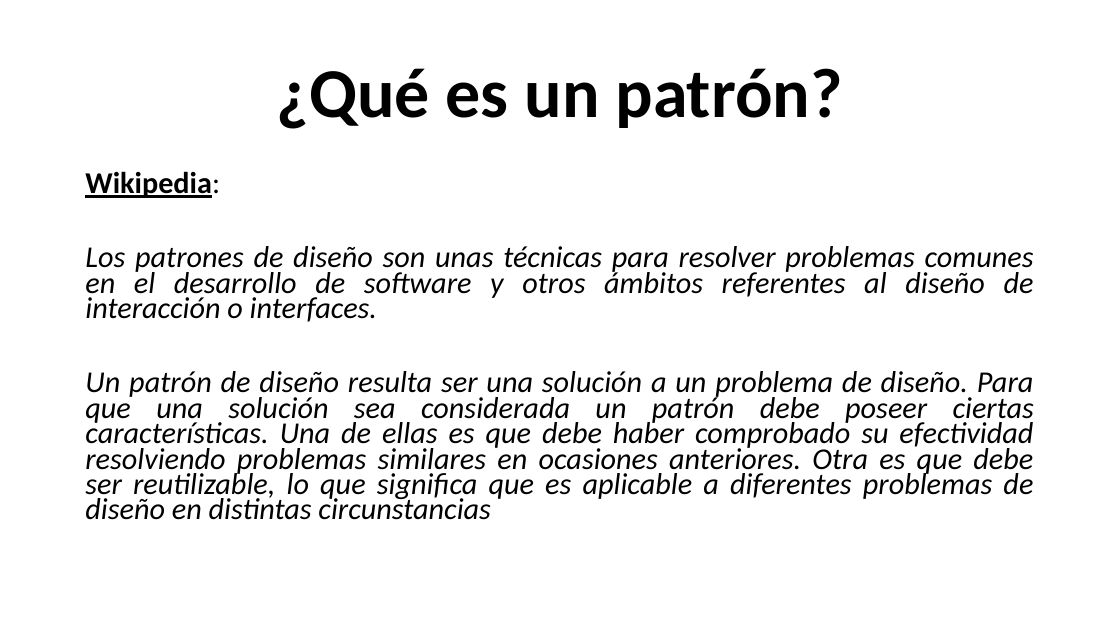
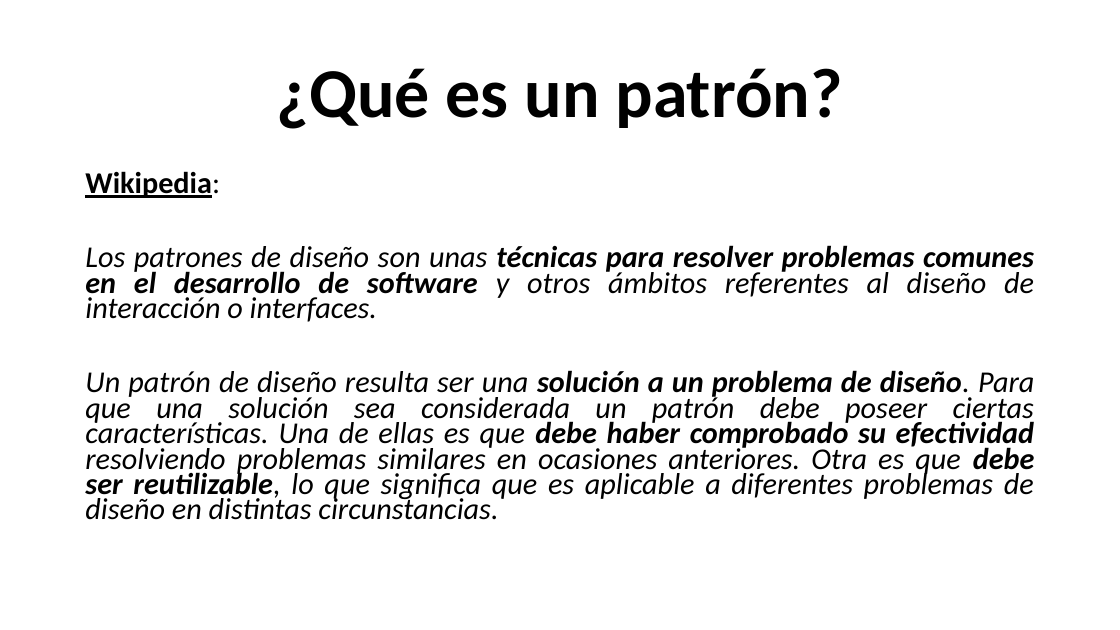
Before and after one commit to cbastos/jsdaycan2019-typescript-patterns, a slide deck: slide 4 of slides/Patrones de diseño con Typescript en el mundo real.pptx. Drawn at 1120x630 pixels with LibreOffice and Linux fonts; fonts in the diff are those of the drawing. Boxes give left, top, right and bottom in pixels: in the first picture for what was removed or moved away, otherwise in the second. Text is boxed around its words. In the diff, an @@ line names an element or a change of style, - is before the commit and + after.

Commit message:
added bold font to wikipedia definition slide

```diff
--- a/slides/Patrones de diseño con Typescript en el mundo real.pptx
+++ b/slides/Patrones de diseño con Typescript en el mundo real.pptx
@@ text at box(85, 245, 1034, 322): bold on in "técnicas para resolver problemas comunes en el ..." @@
@@ text at box(85, 370, 1035, 520): text changed @@
-Un patrón de diseño resulta ser una solución a un problema de diseño. Para que una solución sea considerada un patrón debe poseer ciertas características. Una de ellas es que debe haber comprobado su efectividad resolviendo problemas similares en ocasiones anteriores. Otra es que debe ser reutilizable, lo que significa que es aplicable a diferentes problemas de diseño en distintas circunstancias
+Un patrón de diseño resulta ser una solución a un problema de diseño. Para que una solución sea considerada un patrón debe poseer ciertas características. Una de ellas es que debe haber comprobado su efectividad resolviendo problemas similares en ocasiones anteriores. Otra es que debe ser reutilizable, lo que significa que es aplicable a diferentes problemas de diseño en distintas circunstancias.
```
